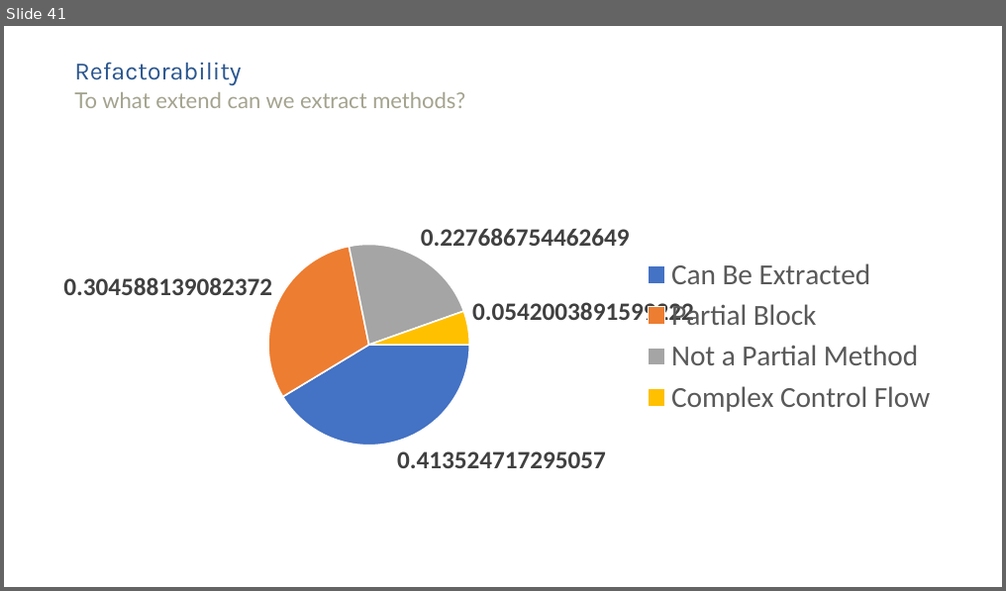
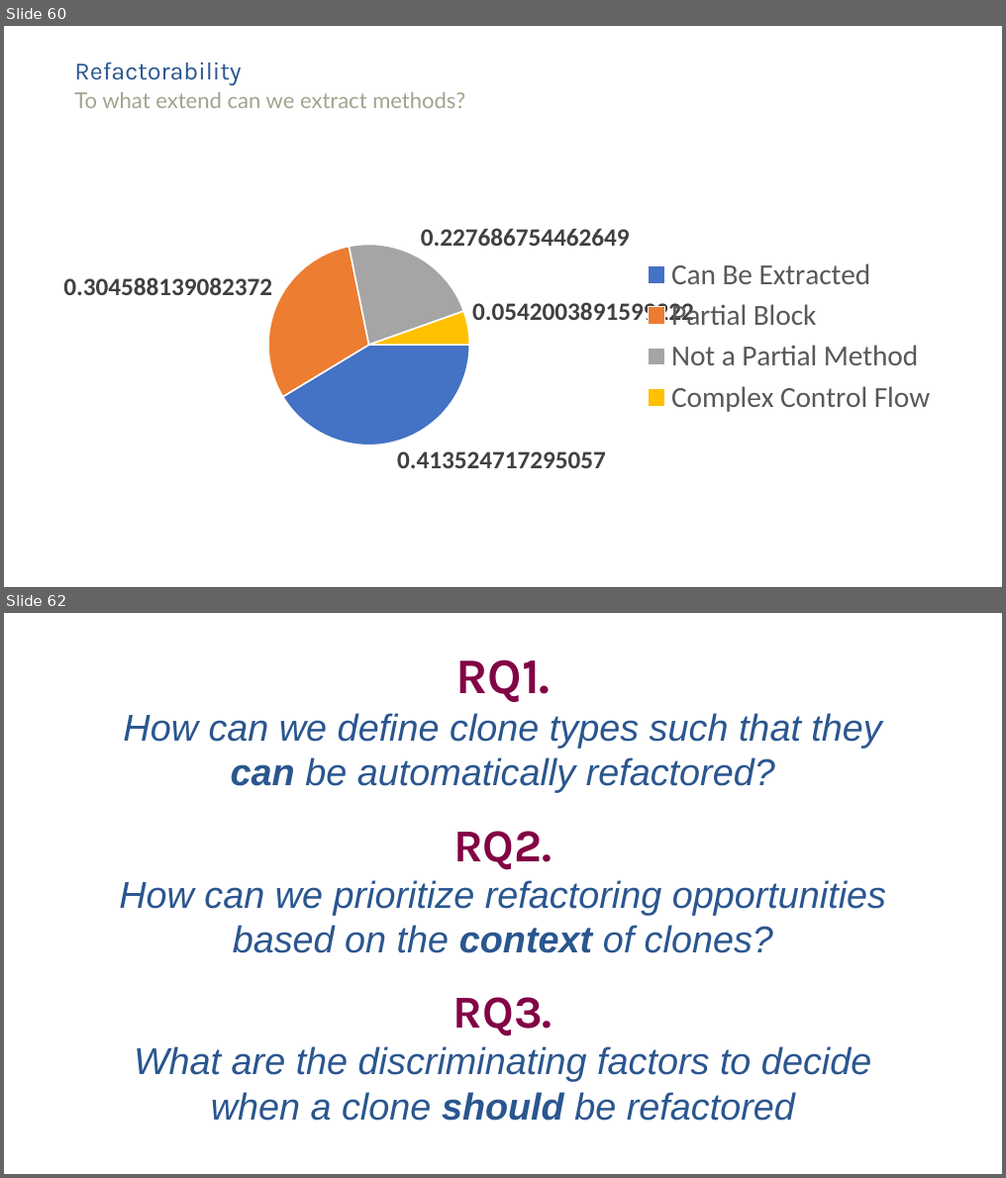
Before and after one commit to SimonBaars/Master-Thesis-Simon-Baars, a slide deck: presentations/FinalPresentation.odp. Shown one above the other, each under a label of ours: slide 41 before the commit, slides 60 and 62 after it; the slides between them are not shown. The pictures are 1006x591 and 1006x1178 pixels, drawn with LibreOffice and Linux fonts; fonts in the diff are those of the drawing. Boxes give left, top, right and bottom in pixels: in the first picture for what was removed or moved away, otherwise in the second. Text is boxed around its words. In the diff, an @@ line names an element or a change of style, - is before the commit and + after.

```diff
--- a/presentations/FinalPresentation.odp
+++ b/presentations/FinalPresentation.odp
@@ slide 62 added at (4,613,1002,1174), background #FFFFFF @@
@@ free added at (111,640,895,1131), 36 pt, text #2A568F, italic @@
+RQ1.
+How can we define clone types such that they can be automatically refactored?
+RQ2.
+How can we prioritize refactoring opportunities based on the context of clones?
+RQ3.
+What are the discriminating factors to decide when a clone should be refactored
@@ what was slide 41 is now slide 60 @@
```
Also in this commit, not shown: 18 slides changed, 19 other slides added.
